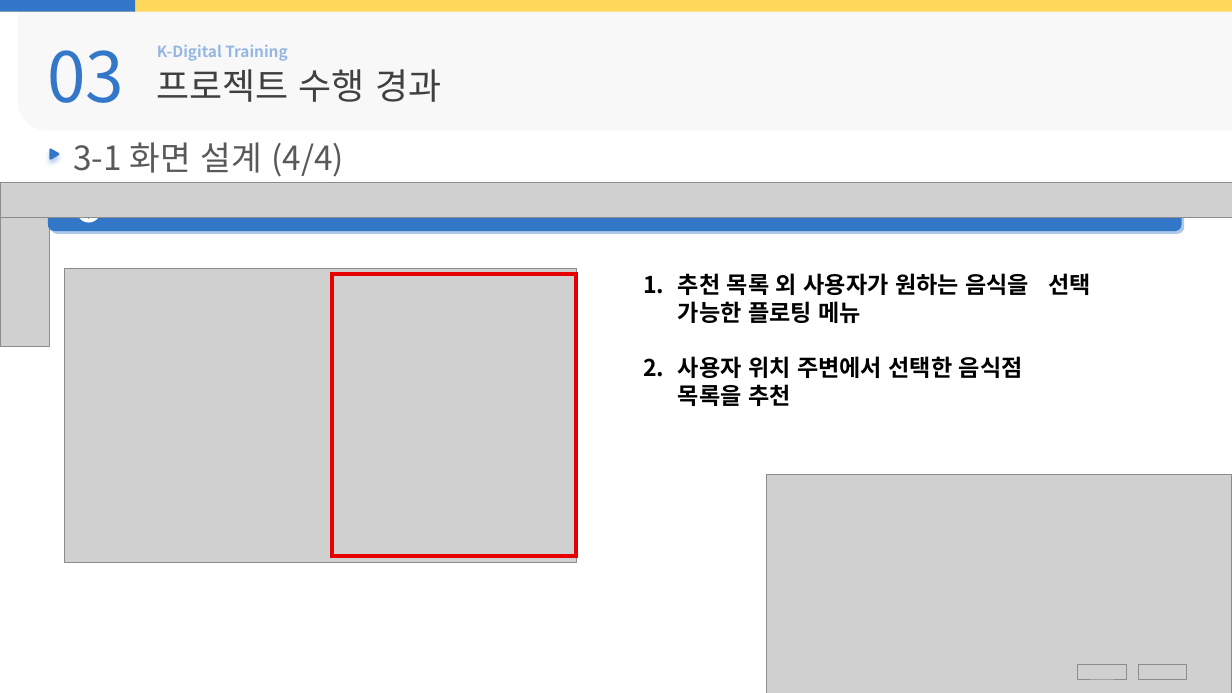
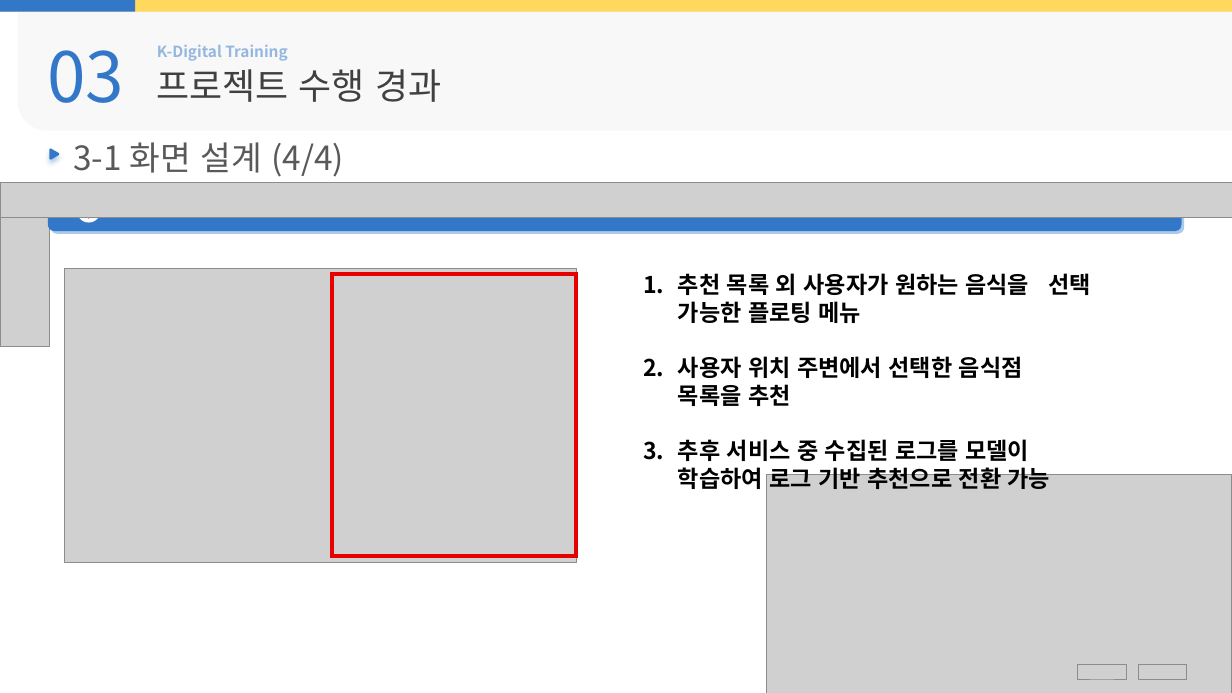
Before and after one commit to Hiddle00/project2_weather, a slide deck: slide 24 of 최종발표/05.D팀_최종발표.pptx (slide 23 before the commit). Drawn at 1232x693 pixels with LibreOffice and Linux fonts; fonts in the diff are those of the drawing; grey boxes stand for pictures; background and template pictures are left out. Boxes give left, top, right and bottom in pixels: in the first picture for what was removed or moved away, otherwise in the second. Text is boxed around its words. In the diff, an @@ line names an element or a change of style, - is before the commit and + after.

```diff
--- a/최종발표/05.D팀_최종발표.pptx
+++ b/최종발표/05.D팀_최종발표.pptx
@@ text at [678,439,1051,489]: paragraph added @@
+3. 추후 서비스 중 수집된 로그를 모델이 학습하여 로그 기반 추천으로 전환 가능
```
Also in this commit, not shown: 16 other slides changed, 9 other files.
